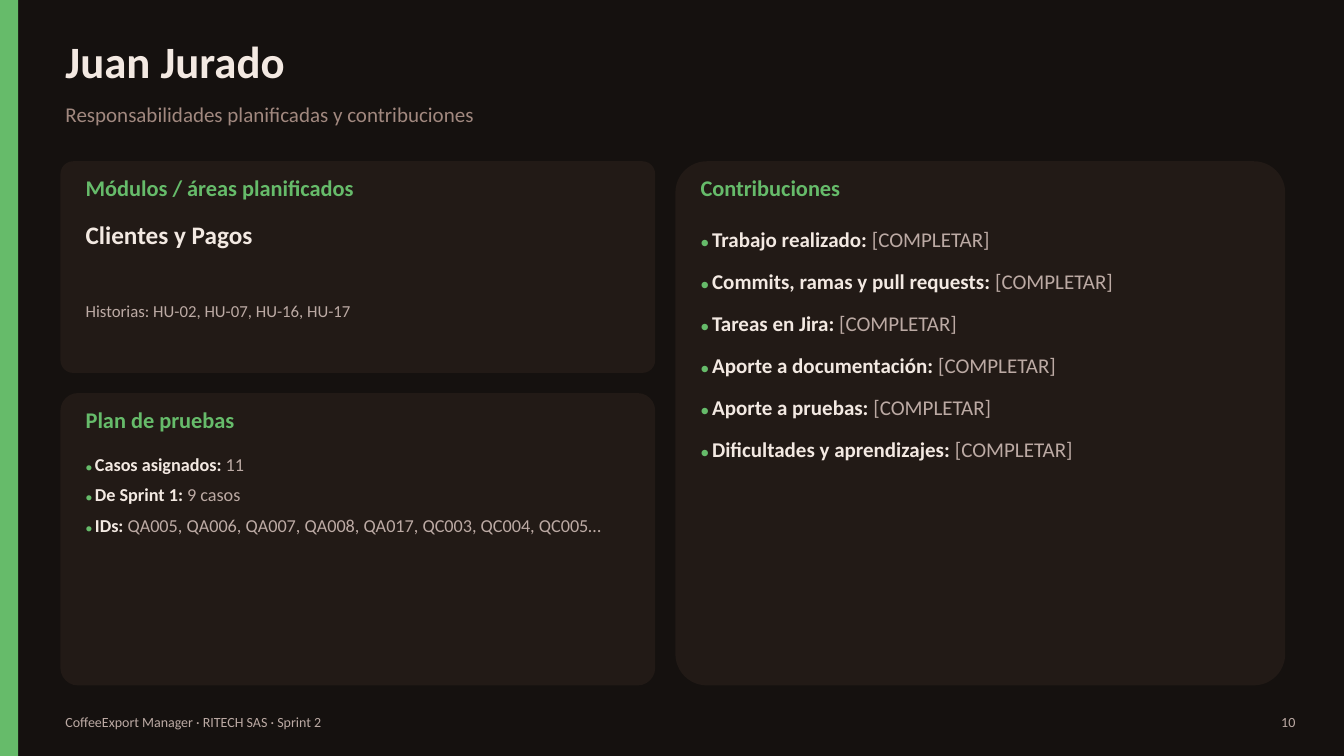
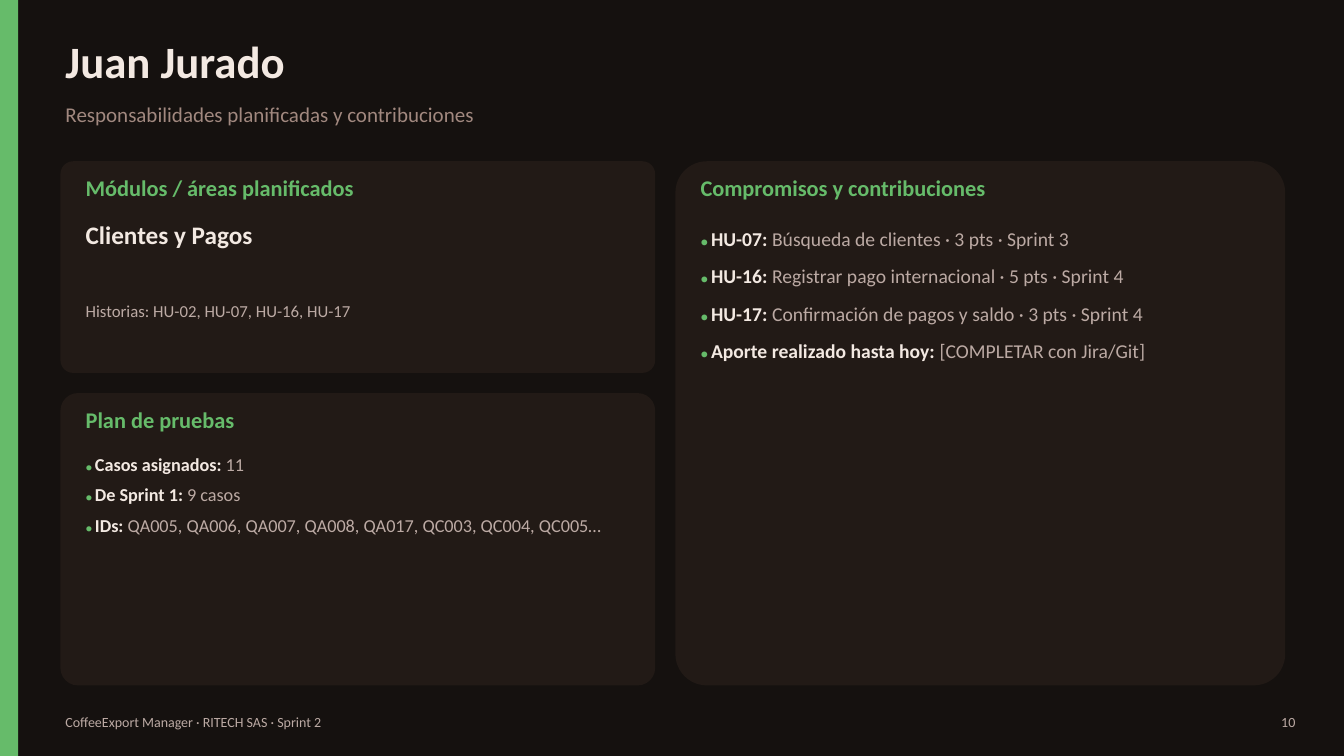
Before and after one commit to brayanckr/Proyecto-Calidad-de-software, a slide deck: slide 10 of docs/sprint2/CoffeeExport_Manager_Sprint2.pptx. Drawn at 1344x756 pixels with LibreOffice and Linux fonts; fonts in the diff are those of the drawing. Boxes give left, top, right and bottom in pixels: in the first picture for what was removed or moved away, otherwise in the second. Text is boxed around its words. In the diff, an @@ line names an element or a change of style, - is before the commit and + after.

Commit message:
Presentación: compromisos del Sprint 3 y 4 por integrante
Las diapositivas individuales muestran las historias comprometidas por cada
integrante según el backlog. Se deja un único campo [COMPLETAR] por persona
para su aporte ya realizado (Jira/Git).

```diff
--- a/docs/sprint2/CoffeeExport_Manager_Sprint2.pptx
+++ b/docs/sprint2/CoffeeExport_Manager_Sprint2.pptx
@@ text at (701, 180, 985, 200): text changed @@
-Contribuciones
+Compromisos y contribuciones
@@ text at (711, 232, 1145, 361): text changed; size 15 to 14 pt; text colour #F3E9E2 to #BCAAA4; bold off @@
-● Trabajo realizado: [COMPLETAR]
-● Commits, ramas y pull requests: [COMPLETAR]
-● Tareas en Jira: [COMPLETAR]
-● Aporte a documentación: [COMPLETAR]
-● Aporte a pruebas: [COMPLETAR]
-● Dificultades y aprendizajes: [COMPLETAR]
+● HU-07: Búsqueda de clientes · 3 pts · Sprint 3
+● HU-16: Registrar pago internacional · 5 pts · Sprint 4
+● HU-17: Confirmación de pagos y saldo · 3 pts · Sprint 4
+● Aporte realizado hasta hoy: [COMPLETAR con Jira/Git]
```
Also in this commit, not shown: 4 other slides changed.
